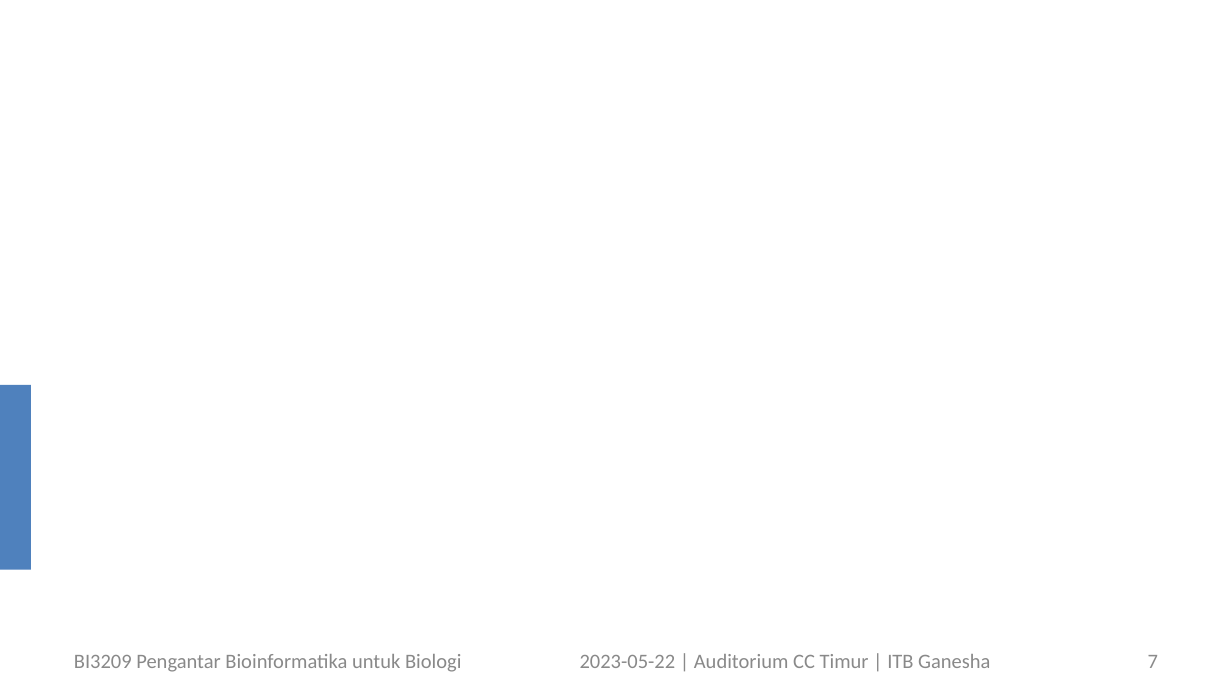
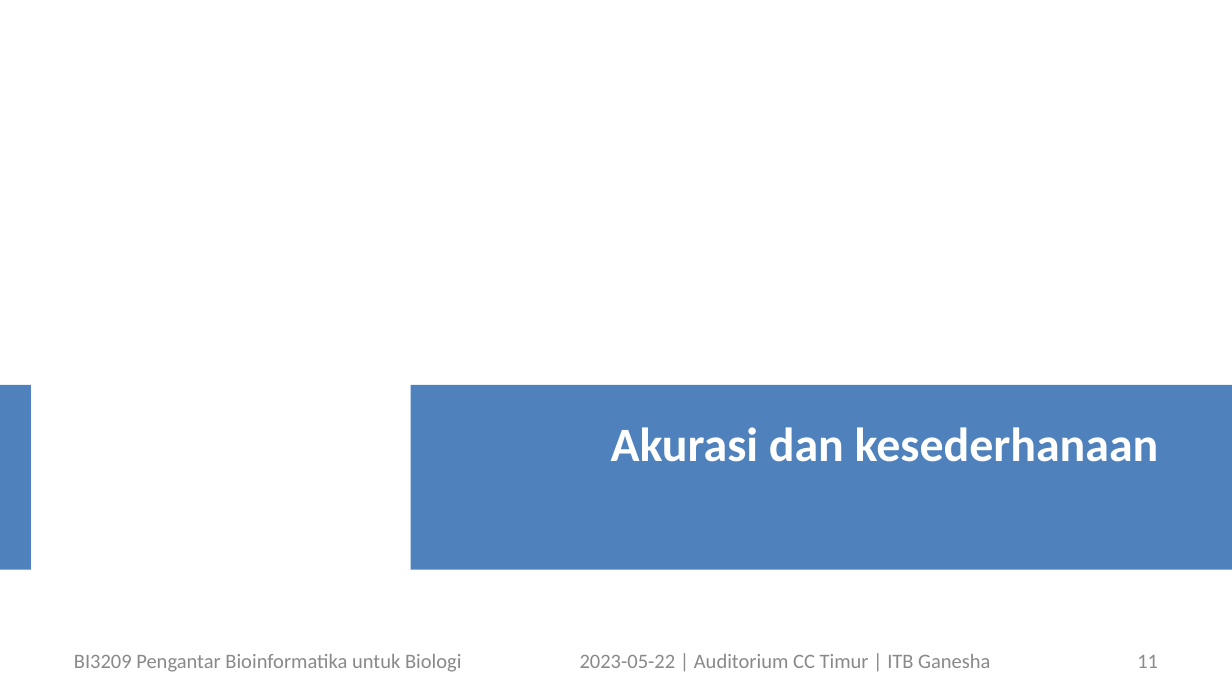
Before and after one commit to dudung/bi3209-00, a slide deck: slide 11 of 17/bi3209_bioinformatics_student_symposium_202305122_v1.pptx (slide 7 before the commit). Drawn at 1232x693 pixels with LibreOffice and Linux fonts; fonts in the diff are those of the drawing. Boxes give left, top, right and bottom in pixels: in the first picture for what was removed or moved away, otherwise in the second. Text is boxed around its words. In the diff, an @@ line names an element or a change of style, - is before the commit and + after.

```diff
--- a/17/bi3209_bioinformatics_student_symposium_202305122_v1.pptx
+++ b/17/bi3209_bioinformatics_student_symposium_202305122_v1.pptx
@@ rectangle added at [410,384,1232,569], fill #4F81BD @@
@@ text added at [611,427,1159,462], 28 pt, text #FFFFFF, bold @@
+Akurasi dan kesederhanaan
@@ page number at [1137,655,1158,668]: text changed @@
-7
+11
```
Also in this commit, not shown: 3 other slides changed, 7 slides added.
